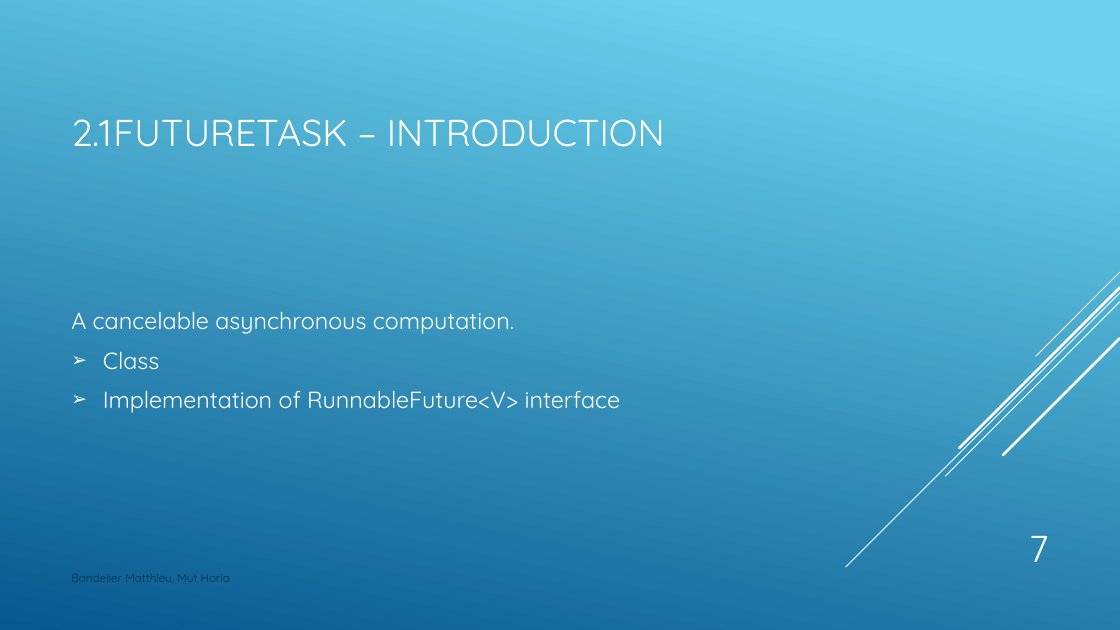
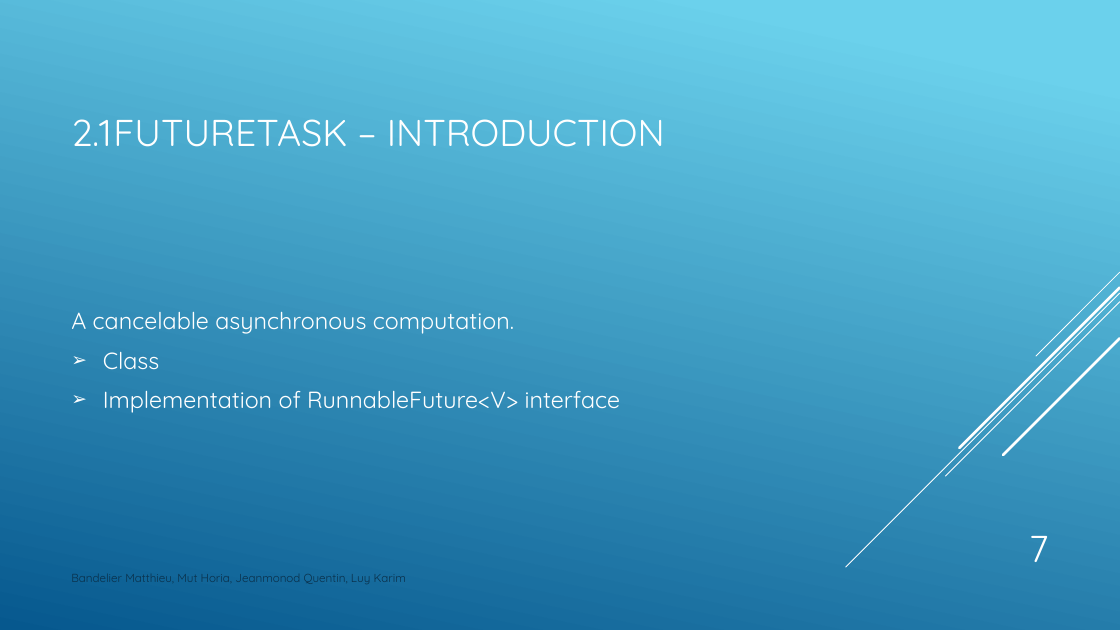
Before and after one commit to Drakesinger/FutureTaskAndCallable, a slide deck: slide 7 of presentation/CallableFutureTask.pptx. Drawn at 1120x630 pixels with LibreOffice and Linux fonts; fonts in the diff are those of the drawing. Boxes give left, top, right and bottom in pixels: in the first picture for what was removed or moved away, otherwise in the second. Text is boxed around its words. In the diff, an @@ line names an element or a change of style, - is before the commit and + after.

```diff
--- a/presentation/CallableFutureTask.pptx
+++ b/presentation/CallableFutureTask.pptx
@@ text at [71, 574, 406, 584]: text changed @@
-Bandelier Matthieu, Mut Horia
+Bandelier Matthieu, Mut Horia, Jeanmonod Quentin, Luy Karim
```
Also in this commit, not shown: 11 other slides changed.
